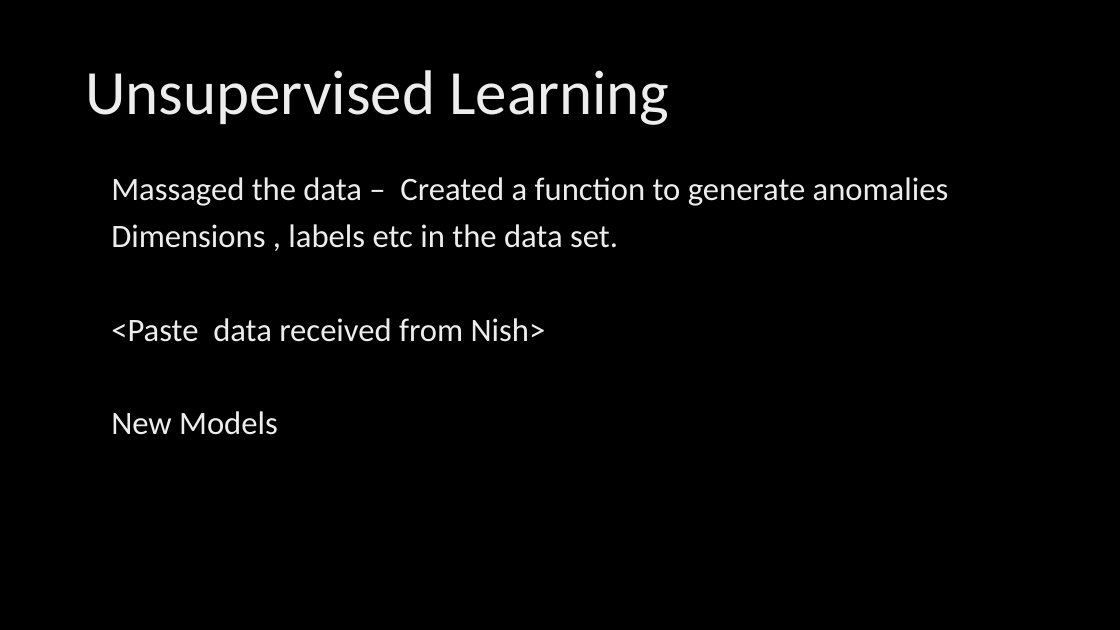
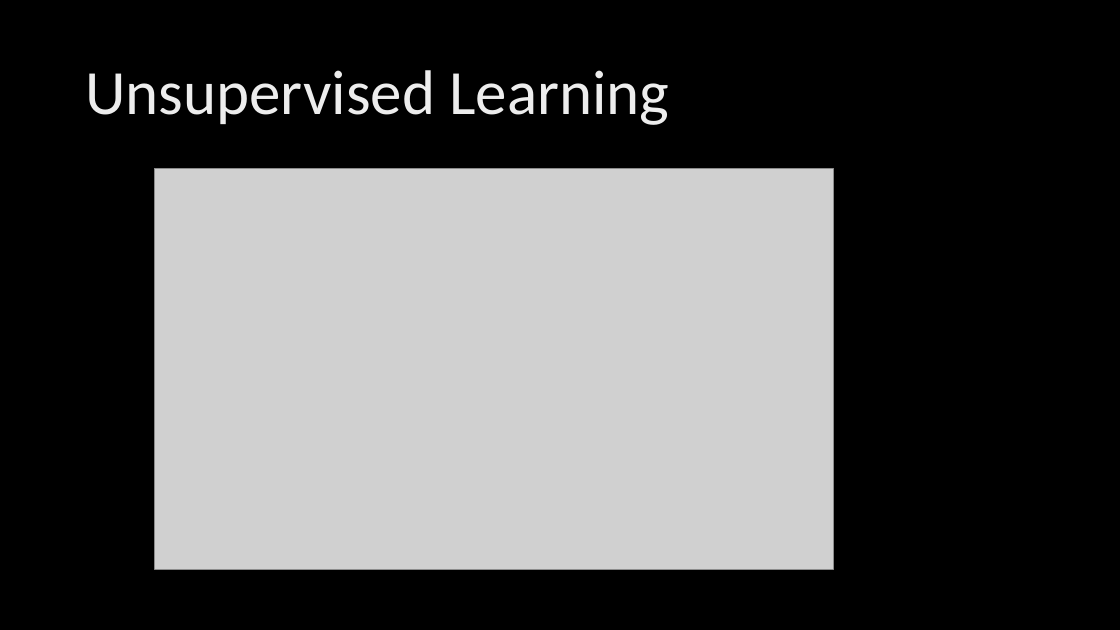
Before and after one commit to anomalydetect/anomalydetect, a slide deck: slide 7 of demo/Anomaly Detection.pptx (slide 8 before the commit). Drawn at 1120x630 pixels with LibreOffice and Linux fonts; fonts in the diff are those of the drawing; grey boxes stand for pictures; background and template pictures are left out. Boxes give left, top, right and bottom in pixels: in the first picture for what was removed or moved away, otherwise in the second. Text is boxed around its words. In the diff, an @@ line names an element or a change of style, - is before the commit and + after.

Commit message:
Added unsupervised learning contents

```diff
--- a/demo/Anomaly Detection.pptx
+++ b/demo/Anomaly Detection.pptx
@@ text removed at bbox=[111, 177, 949, 435] @@
-Massaged the data – Created a function to generate anomalies
-Dimensions , labels etc in the data set.
-<Paste data received from Nish>
-New Models
@@ picture added at bbox=[155, 169, 833, 570] @@
```
Also in this commit, not shown: 9 slides added, 1 slide removed.
